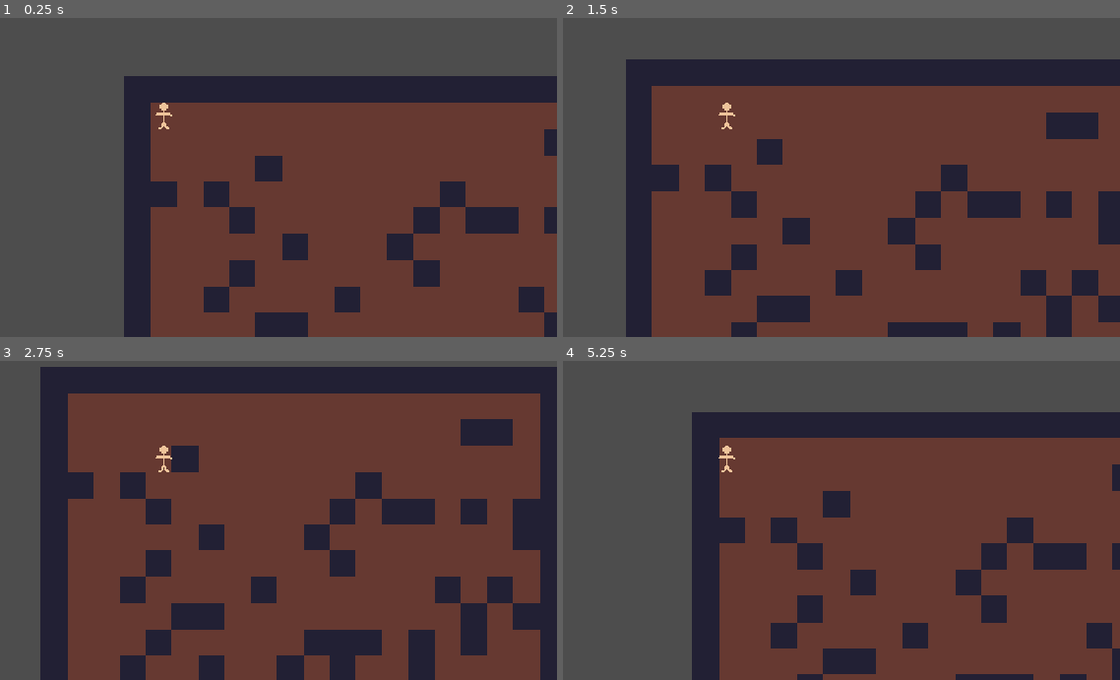
Above: before the commit, frames 1-4 (two rows, left to right).
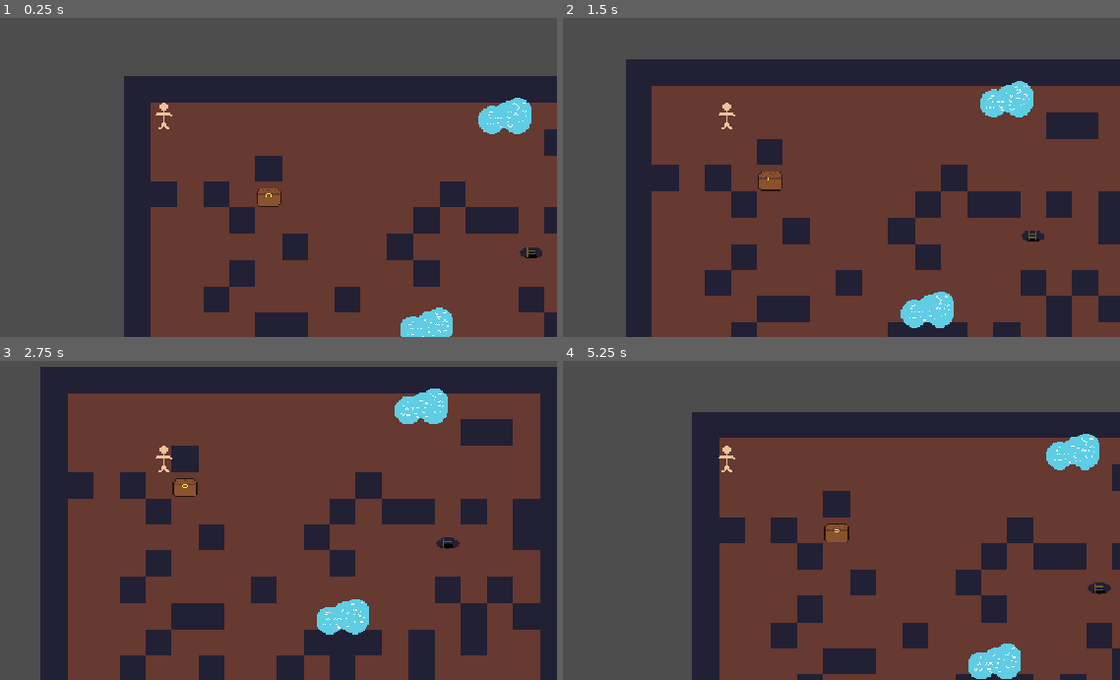
Above: after the commit, the same moments.

Repository: GustavoIgor/what-a-good-fish
Game: Godot game, scene res://Scenes/dungeon.tscn
Two runs of this game, one before a commit and one after it. Both use one fixed random seed, a clock stepped at 60 frames per second and the inputs below. This scene is started directly instead of the project's main scene.
Inputs:
- Up to frame 1 (0.25 s): no input
- Up to frame 2 (1.5 s): tap Enter at 0.5 s; hold D (right) 0.53-1.28 s; hold S (down) from 1.28 s (still down)
- Up to frame 3 (2.75 s): release S (down) at 2.03 s; hold D (right) from 2.03 s (still down)
- Up to frame 4 (5.25 s): tap Space at 2.75 s; release D (right) at 2.78 s; hold W (up) 2.78-3.53 s; hold A (left) 3.53-5.03 s; tap Enter at 5 s; hold S (down) from 5.03 s (still down)

The runs differ from the first frame. In frame 1, 1.9% of the frame differs, in the area x 46-98%, y 25-100%; in frame 2, 2.0%; in frame 3, 2.0%, in the area x 29-83%, y 8-86%; in frame 4, 2.0%.

Commit message:
Fixed random generation in dungeon scene and started to make the random children nodes

Diff:
--- a/Scenes/chest.tscn
+++ b/Scenes/chest.tscn
@@ -1,14 +1,63 @@
-[gd_scene load_steps=2 format=3 uid="uid://cq3ubx5wxurg8"]
+[gd_scene load_steps=7 format=3 uid="uid://cq3ubx5wxurg8"]
 
 [ext_resource type="Script" uid="uid://haiw8kxg10nd" path="res://Scripts/chest.gd" id="1_lyb87"]
+[ext_resource type="Texture2D" uid="uid://kanshl4n0mrf" path="res://Assets/Arts/chest.png" id="2_cjfl1"]
+
+[sub_resource type="CircleShape2D" id="CircleShape2D_lyb87"]
+radius = 49.0408
+
+[sub_resource type="RectangleShape2D" id="RectangleShape2D_bagqn"]
+size = Vector2(30, 23)
+
+[sub_resource type="Animation" id="Animation_cjfl1"]
+resource_name = "Open"
+tracks/0/type = "value"
+tracks/0/imported = false
+tracks/0/enabled = true
+tracks/0/path = NodePath("Sprite2D:frame")
+tracks/0/interp = 1
+tracks/0/loop_wrap = true
+tracks/0/keys = {
+"times": PackedFloat32Array(0, 0.433333),
+"transitions": PackedFloat32Array(1, 1),
+"update": 0,
+"values": [0, 1]
+}
+tracks/1/type = "value"
+tracks/1/imported = false
+tracks/1/enabled = true
+tracks/1/path = NodePath("Sprite2D:modulate")
+tracks/1/interp = 1
+tracks/1/loop_wrap = true
+tracks/1/keys = {
+"times": PackedFloat32Array(0, 1),
+"transitions": PackedFloat32Array(1, 1),
+"update": 0,
+"values": [Color(1, 1, 1, 1), Color(1, 1, 1, 0)]
+}
+
+[sub_resource type="AnimationLibrary" id="AnimationLibrary_pmguq"]
+_data = {
+&"Open": SubResource("Animation_cjfl1")
+}
 
 [node name="Chest" type="StaticBody2D"]
 script = ExtResource("1_lyb87")
 
-[node name="CollisionShape2D" type="CollisionShape2D" parent="."]
-
 [node name="Area2D" type="Area2D" parent="."]
 
 [node name="CollisionShape2D" type="CollisionShape2D" parent="Area2D"]
+shape = SubResource("CircleShape2D_lyb87")
 
 [node name="Sprite2D" type="Sprite2D" parent="."]
+texture = ExtResource("2_cjfl1")
+hframes = 2
+
+[node name="CollisionShape2D" type="CollisionShape2D" parent="."]
+position = Vector2(0, 3.5)
+shape = SubResource("RectangleShape2D_bagqn")
+
+[node name="AnimationPlayer" type="AnimationPlayer" parent="."]
+libraries = {
+&"": SubResource("AnimationLibrary_pmguq")
+}
--- a/Scenes/dungeon.tscn
+++ b/Scenes/dungeon.tscn
@@ -1,7 +1,8 @@
-[gd_scene load_steps=9 format=3 uid="uid://j72d13ljki50"]
+[gd_scene load_steps=10 format=3 uid="uid://j72d13ljki50"]
 
 [ext_resource type="Script" uid="uid://vpaurlwoilbh" path="res://Scripts/dungeon.gd" id="1_oavya"]
 [ext_resource type="PackedScene" uid="uid://dou71pvxktk12" path="res://Scenes/player.tscn" id="2_dakn4"]
+[ext_resource type="PackedScene" uid="uid://nufmnc742fk0" path="res://lake.tscn" id="2_dcl0p"]
 [ext_resource type="PackedScene" uid="uid://bmd7bht70s73m" path="res://Scenes/monster.tscn" id="2_iqbxe"]
 [ext_resource type="PackedScene" uid="uid://cq3ubx5wxurg8" path="res://Scenes/chest.tscn" id="3_5v1xs"]
 [ext_resource type="PackedScene" uid="uid://b3jd7ffk5hijk" path="res://Scenes/stairs.tscn" id="4_dcl0p"]
@@ -22,6 +23,7 @@
 
 [node name="Dungeon" type="Node2D" node_paths=PackedStringArray("player")]
 script = ExtResource("1_oavya")
+lake_scene = ExtResource("2_dcl0p")
 chest_scene = ExtResource("3_5v1xs")
 monster_scene = ExtResource("2_iqbxe")
 stairs_scene = ExtResource("4_dcl0p")
@@ -34,5 +36,6 @@
 tile_set = SubResource("TileSet_203el")
 
 [node name="Player" parent="." instance=ExtResource("2_dakn4")]
+position = Vector2(51, 36)
 
 [node name="Camera2D" type="Camera2D" parent="Player"]
--- a/Scenes/stairs.tscn
+++ b/Scenes/stairs.tscn
@@ -1,6 +1,26 @@
-[gd_scene load_steps=2 format=3 uid="uid://b3jd7ffk5hijk"]
+[gd_scene load_steps=5 format=3 uid="uid://b3jd7ffk5hijk"]
 
 [ext_resource type="Script" uid="uid://ufioxstj7h2i" path="res://Scripts/stairs.gd" id="1_aiuvb"]
+[ext_resource type="Texture2D" uid="uid://dauseajfb3nqo" path="res://Assets/Arts/stairs.png" id="2_qbift"]
+
+[sub_resource type="RectangleShape2D" id="RectangleShape2D_tl8cb"]
+size = Vector2(28, 14)
+
+[sub_resource type="CircleShape2D" id="CircleShape2D_idtik"]
+radius = 41.0122
 
 [node name="Stairs" type="Area2D"]
 script = ExtResource("1_aiuvb")
+
+[node name="CollisionShape2D" type="CollisionShape2D" parent="."]
+position = Vector2(0, 7)
+shape = SubResource("RectangleShape2D_tl8cb")
+
+[node name="Sprite2D" type="Sprite2D" parent="."]
+texture = ExtResource("2_qbift")
+
+[node name="Area2D" type="Area2D" parent="."]
+
+[node name="CollisionShape2D" type="CollisionShape2D" parent="Area2D"]
+position = Vector2(0, 7)
+shape = SubResource("CircleShape2D_idtik")
--- a/Scripts/chest.gd
+++ b/Scripts/chest.gd
@@ -1 +1,10 @@
 extends StaticBody2D
+
+@onready var animation := $AnimationPlayer
+@onready var sprite := $Sprite2D
+
+#func _ready() -> void:
+	#sprite.modulate = Color(1, 1, 1, 1)
+#
+#func open():
+	#animation.play("Open")
--- a/Scripts/dungeon.gd
+++ b/Scripts/dungeon.gd
@@ -57,42 +57,40 @@
 	for i in range(count):
 		var attempts = 0
 		var valid_position = false
+		var tile_position
 
 		# Try to find a valid position (not on wall or other objects)
 		while not valid_position and attempts < 100:
-			position = Vector2(randi_range(1, 18), randi_range(1, 18))
-			var tile_pos = tilemap.local_to_map(position)
-			var tile_data = tilemap.get_cell_tile_data(tile_pos)
-
-			if tile_data:
-				# For lakes, we can place them anywhere except walls
-				if is_lake and tilemap.get_cell_atlas_coords(tile_pos) != wall_tile_id:
-					valid_position = true
-				# For other objects, only place on floor tiles
-				elif tilemap.get_cell_atlas_coords(tile_pos) == floor_tile_id:
-					valid_position = true
+			tile_position = Vector2(randi_range(1, 18), randi_range(1, 18))
+			# For lakes, we can place them anywhere except walls
+			if is_lake and tilemap.get_cell_atlas_coords(tile_position) != wall_tile_id:
+				valid_position = true
+			# For other objects, only place on floor tiles
+			elif tilemap.get_cell_atlas_coords(tile_position) == floor_tile_id:
+				valid_position = true
 
 			# Additional check to avoid overlapping with existing objects
 			if valid_position:
 				for child in get_children():
-					if child != player and child is Node2D:
-						if child.position.distance_to(position) < 16:  # Rough proximity check
+					if child != player and child is StaticBody2D:
+						if child.position.distance_to(tile_position) < 16:  # Rough proximity check
 							valid_position = false
 							break
 
 			attempts += 1
 
 		if valid_position:
+			print("placed")
 			var instance = scene.instantiate()
+			instance.position = tilemap.map_to_local(tile_position)
 			add_child(instance)
-			instance.position = tilemap.map_to_local(tilemap.local_to_map(position))
 
 func place_player():
 	var attempts = 0
 	var placed = false
 
 	while not placed and attempts < 100:
-		position = Vector2(randi_range(1, 18), randi_range(1, 18))
+		var spawn_position = Vector2(randi_range(1, 18), randi_range(1, 18))
 		var tile_pos = tilemap.local_to_map(position)
 
 		# Check if tile is floor (not wall or lake)
@@ -101,12 +99,12 @@
 			var overlapping = false
 			for child in get_children():
 				if child != player and child is Node2D:
-					if child.position.distance_to(position) < 16:  # Rough proximity check
+					if child.position.distance_to(spawn_position) < 16:  # Rough proximity check
 						overlapping = true
 						break
 
 			if not overlapping:
-				player.position = position
+				player.position = spawn_position
 				placed = true
 
 		attempts += 1
--- a/Scripts/global.gd
+++ b/Scripts/global.gd
@@ -1,3 +1,15 @@
 extends Node
 signal game_paused
 signal game_unpaused
+signal changed
+
+var change := false
+
+func _ready() -> void:
+	changed.connect(_on_changed)
+
+func _on_changed():
+	change = true
+
+func no_change():
+	change = false
--- a/lake.tscn
+++ b/lake.tscn
@@ -1,6 +1,10 @@
-[gd_scene load_steps=2 format=3 uid="uid://nufmnc742fk0"]
+[gd_scene load_steps=3 format=3 uid="uid://nufmnc742fk0"]
 
 [ext_resource type="Script" uid="uid://c6baxu5gj0fhs" path="res://Scripts/lake.gd" id="1_cwlqb"]
+[ext_resource type="Texture2D" uid="uid://bld2mskq55s15" path="res://Assets/Arts/lake.png" id="2_nwgpg"]
 
 [node name="Lake" type="StaticBody2D"]
 script = ExtResource("1_cwlqb")
+
+[node name="Sprite2D" type="Sprite2D" parent="."]
+texture = ExtResource("2_nwgpg")
Binary file added: Assets/Arts/chest.png
Not shown, added: Assets/Arts/chest.png.import
Binary file added: Assets/Arts/lake.png
Not shown, added: Assets/Arts/lake.png.import
Binary file added: Assets/Arts/stairs.png
Not shown, added: Assets/Arts/stairs.png.import
